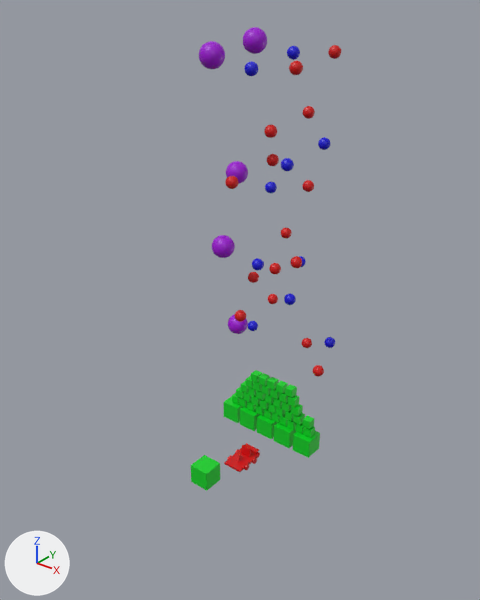
One commit to the COLLADA model physics/scene1.dae: the scene before it, then after it.
Both versions are drawn from a 50 mm camera at (33.6, -42.4, 45.7) aimed at (0.2, -0.6, 19.7). The lights are fixed; the arrows at lower left show +X, +Y and +Z. Where no turn or scale is listed for an object, it has been applied to the vertices.
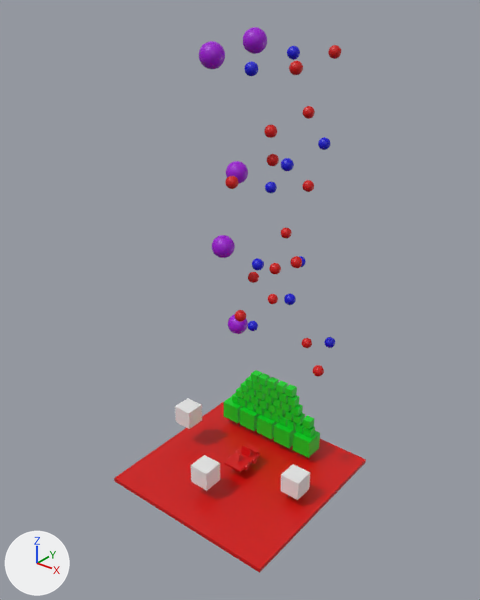
Pixel boxes (x1, y1, x2, y2) of what changed, in the pictures (480 x 600 px):
'Ground', added (red)
    after: (114, 402, 366, 573)
'Cube_044', added
    after: (280, 464, 310, 500)
'Cube', recoloured (green to white)
    both: (191, 455, 220, 491)
'Cube_043', added
    after: (175, 398, 202, 429)

The edits, one by one:
me_cube has 8 vertices, 12 faces and spans x -1.0..1.0, y -1.0..1.0, z -1.0..1.0.
me_cube no longer uses material mat_material (green #00d123).
Mesh me_cube_050 is new.
It is a box spanning x -9.2..9.2, y -9.2..9.2, z -0.2..0.2.
It uses material mat_material_002 (red #d10100).
Mesh me_cube_049 is new.
It is a box spanning x -1.0..1.0, y -1.0..1.0, z -1.0..1.0.
Object 'Ground' (ob_ground) is new; it shows me_cube_050.
Its location is (0.0, 0.0, 0.0).
Object 'Cube_044' (ob_cube_044) is new; it shows me_cube_049.
Its location is (6.61, -0.17, 2.18).
Object 'Cube_043' (ob_cube_043) is new; it shows a copy of me_cube_049.
Its location is (-7.23, -0.11, 3.92).
